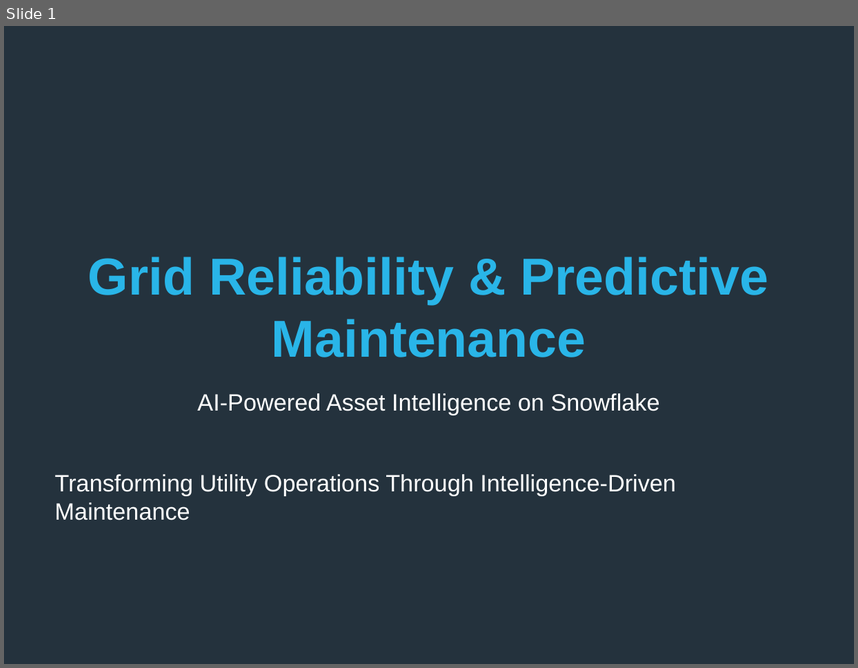
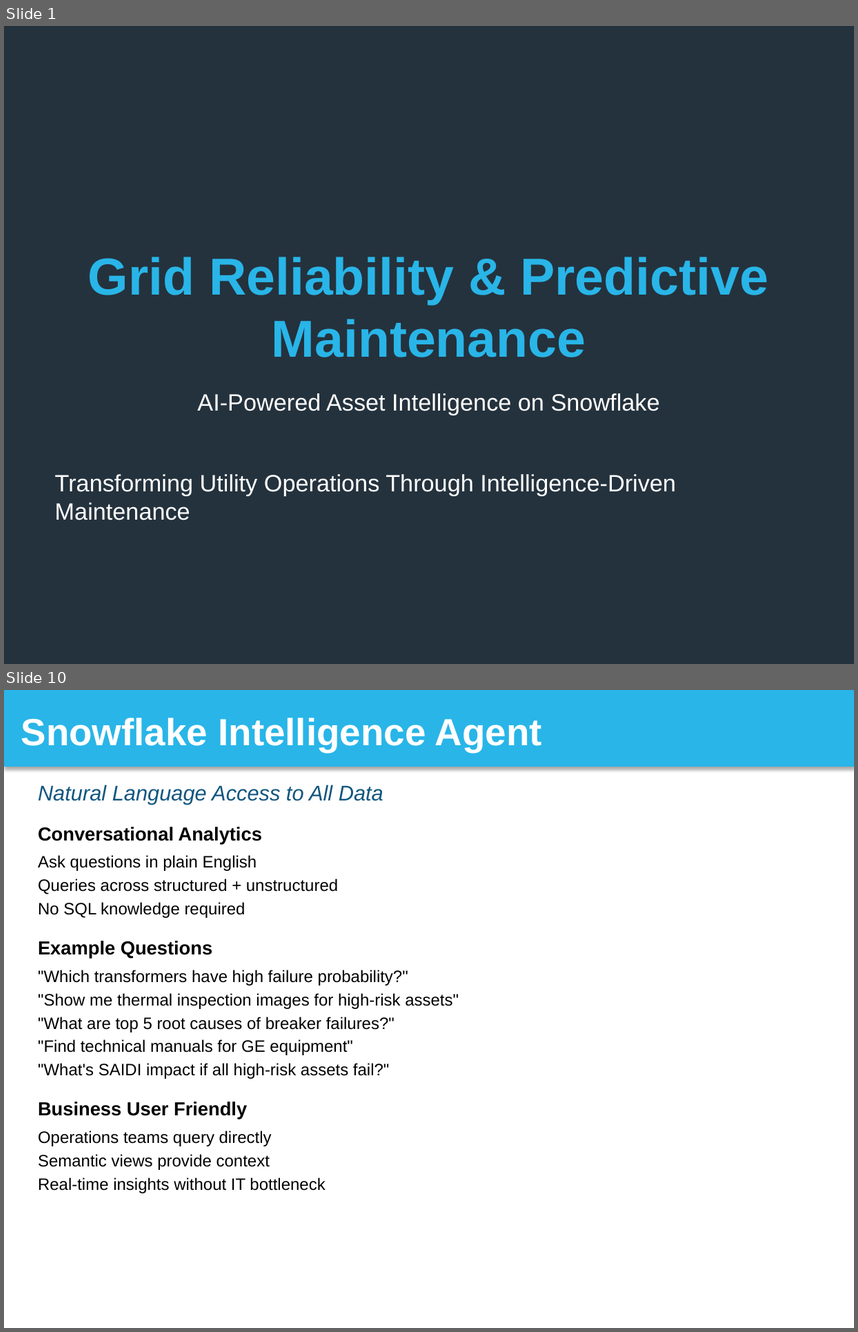
Before and after one commit to sfc-gh-srsubramanian/Utilities-GridReliability-PredictiveMaintenance, a slide deck: solution_presentation/Grid_Reliability_Snowflake_Presentation.pptx. Shown one above the other, each under a label of ours: slide 1 before the commit, slides 1 and 10 after it; the slides between them are not shown. The pictures are 858x668 and 858x1332 pixels, drawn with LibreOffice and Linux fonts; fonts in the diff are those of the drawing. Boxes give left, top, right and bottom in pixels: in the first picture for what was removed or moved away, otherwise in the second. Text is boxed around its words. In the diff, an @@ line names an element or a change of style, - is before the commit and + after.

Commit message:
Presentation: Update to complete 30-slide deck
Replaced 5-slide demo with complete presentation:
- All 26 main slides (title through thank you)
- 4 appendix slides (ML details, data model, integration, cost)
- Total: 30 professionally formatted slides
- Snowflake brand colors throughout
- Ready to import to Google Slides

Content covers:
✅ Problem statement (slides 2-3)
✅ Solution overview (slides 4-11)
✅ Business impact (slides 12-13)
✅ Use cases (slides 14-16)
✅ Technical details (slides 17-19)
✅ Differentiators & success story (slides 20-21)
✅ Demo & next steps (slides 22-24)
✅ Q&A & closing (slides 25-26)
✅ Technical appendix (A-D)

File size: 73KB (optimized for upload)

```diff
--- a/solution_presentation/Grid_Reliability_Snowflake_Presentation.pptx
+++ b/solution_presentation/Grid_Reliability_Snowflake_Presentation.pptx
@@ slide 10 added at bbox=[4, 690, 854, 1328], background #FFFFFF @@
@@ rectangle added at bbox=[4, 690, 854, 767], fill #29B5E8, 32 pt, text #FFFFFF, bold @@
+Snowflake Intelligence Agent
@@ text added at bbox=[38, 785, 383, 804], 18 pt, text #11567F, italic @@
+Natural Language Access to All Data
@@ text added at bbox=[38, 827, 459, 1193], 14 pt, text #000000 @@
+Conversational Analytics
+Ask questions in plain English
+Queries across structured + unstructured
+No SQL knowledge required
+Example Questions
+"Which transformers have high failure probability?"
+"Show me thermal inspection images for high-risk assets"
+"What are top 5 root causes of breaker failures?"
+"Find technical manuals for GE equipment"
+"What's SAIDI impact if all high-risk assets fail?"
+Business User Friendly
+Operations teams query directly
+Semantic views provide context
+Real-time insights without IT bottleneck
```
Also in this commit, not shown: 4 slides changed, 24 other slides added.
